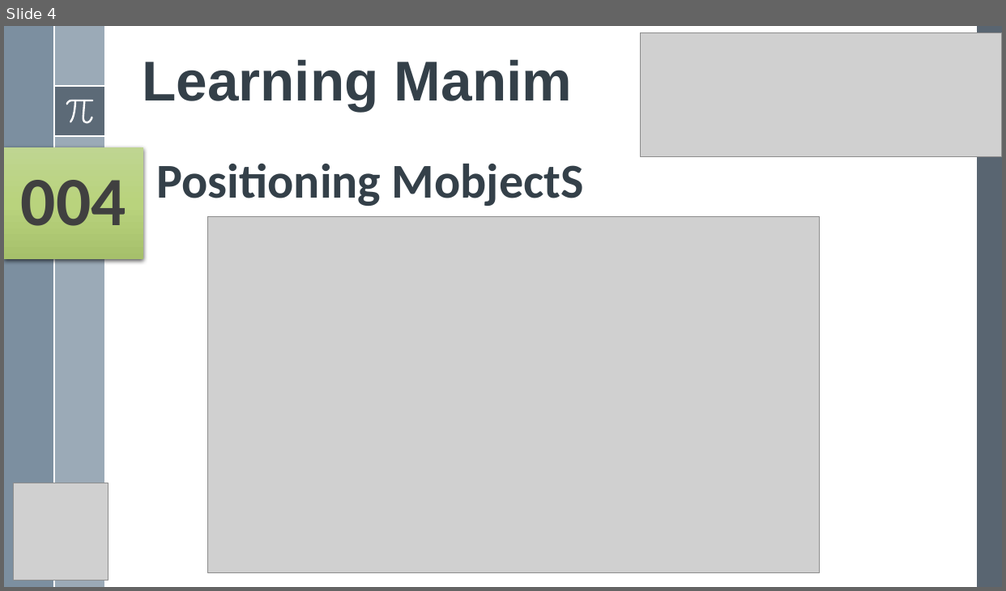
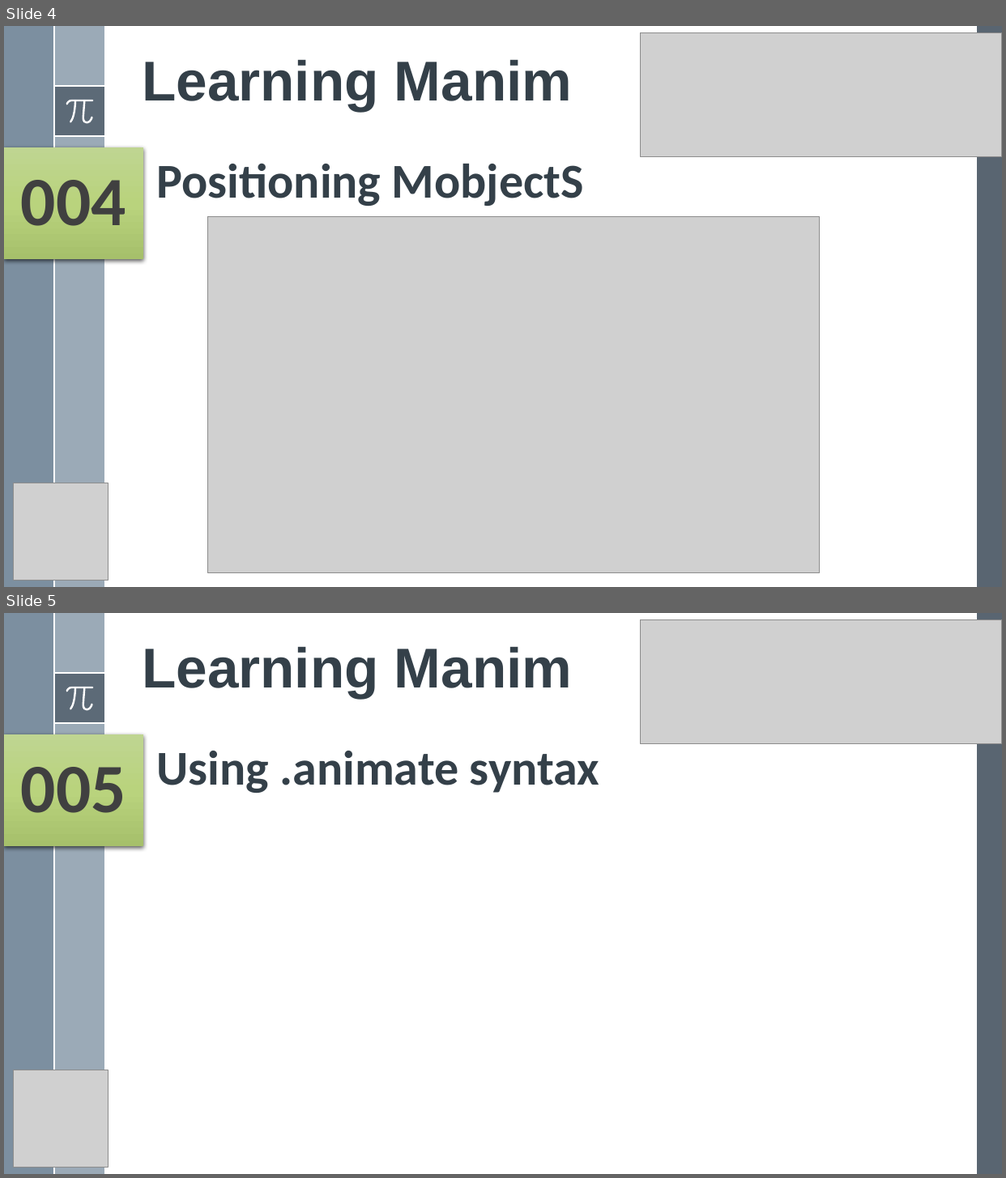
Before and after one commit to yasenstar/python, a slide deck: Manim/Learn Manim Library by Practice.pptx. Shown one above the other, each under a label of ours: slide 4 before the commit, slides 4 and 5 after it. The pictures are 1006x591 and 1006x1178 pixels, drawn with LibreOffice and Linux fonts; fonts in the diff are those of the drawing; grey boxes stand for pictures. Boxes give left, top, right and bottom in pixels: in the first picture for what was removed or moved away, otherwise in the second. Text is boxed around its words. In the diff, an @@ line names an element or a change of style, - is before the commit and + after.

```diff
--- a/Manim/Learn Manim Library by Practice.pptx
+++ b/Manim/Learn Manim Library by Practice.pptx
@@ slide 5 added at <box>4,613,1002,1174</box>, background #FFFFFF; not listed: 8 template elements that a slide beside it also shows @@
@@ picture added at <box>641,619,1002,743</box> @@
@@ title added at <box>142,646,572,698</box>, 54 pt, text #35404A, bold @@
+Learning Manim
@@ rectangle added at <box>4,735,143,846</box>, fill gradient #C0D691 to #BAD47E to #A7C16B, 66.6 pt, text #404040, bold @@
+005
@@ text added at <box>157,751,599,793</box>, 46.8 pt, text #35404A, bold @@
+Using .animate syntax
@@ picture added at <box>14,1071,108,1167</box> @@
```
Also in this commit, not shown: 11 other files.
